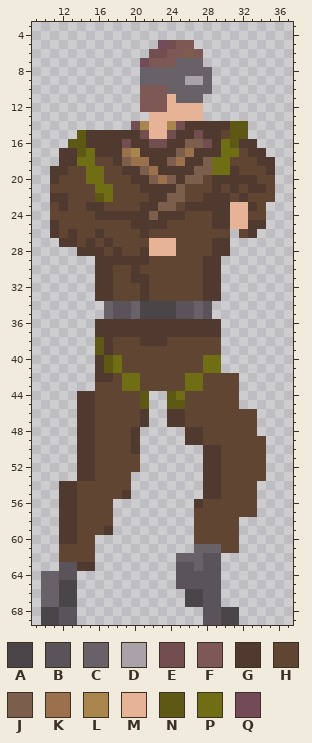
Sprite sheet, stored at Resources/Sprites/Enemy/parachuter.png. The picture above was drawn from the file before the commit.
The file is 50x70 pixels. Colours within 5 levels of each other are drawn and written as one. Shown: x 9..37, y 3..69.
Palette (. is transparent): A #494549  B #5a535a  C #686268  D #a9a3a9  E #734e50  F #7d5855  G #50392e  H #5f4532  J #7c5e4c  K #9a714c  L #a8864e  M #e6b397  N #5d5813  P #706e14  Q #734b58
After:
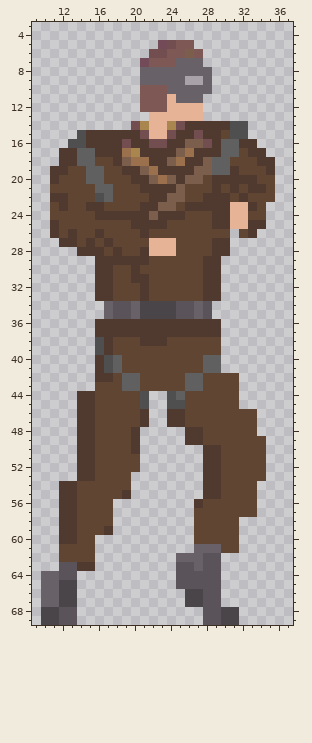
Change:
Colour N changes from #5d5813 to #4f4f4f.
Colour P changes from #706e14 to #606060.
The edit turns colour N into colour P in row 16 at x 31; in row 17 at x 14.
Changed places in both pictures, as pixel boxes (x1, y1, x2, y2):
changed: (212, 121, 248, 175)
changed: (68, 130, 113, 202)
changed: (95, 337, 221, 409)
